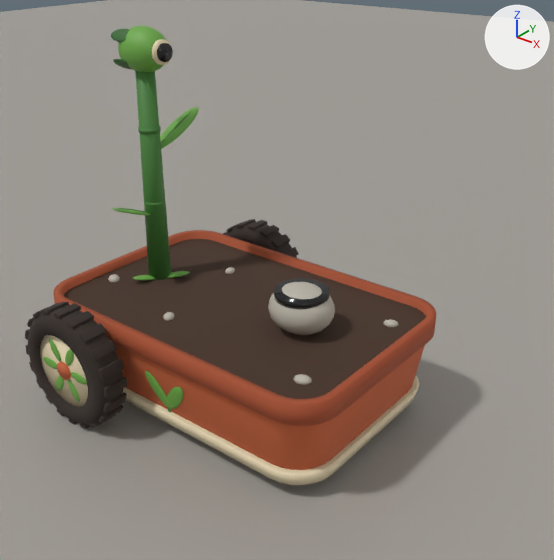
What one commit did to the Blender file src/serabot_description/meshes/source/serabot.blend.
Camera for both pictures: a camera (50 mm lens) standing at (0.594, -0.665, 0.598) and looking at (0.073, -0.014, 0.195). The lights are fixed; the arrows at upper right show +X, +Y and +Z. The first picture is the older version.

Names of what the first picture shows: 'base_link', 'camera_link', 'camera_mast_link', 'left_wheel_link', 'lidar_link', 'right_wheel_link', 'stage_ground'.
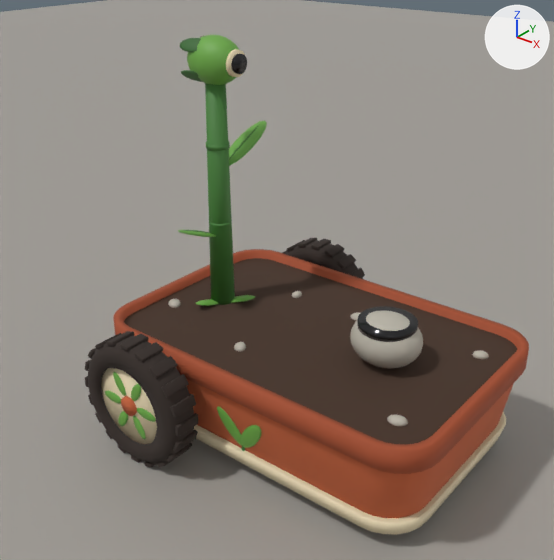
Pixel boxes [x1, y1, x2, y2] of what changed, in the pictures (554 x 560 px):
'chassis.001', added: after [113, 249, 529, 535]
'base_link', deleted: before [54, 230, 436, 485]
'right_wheel_link', moved: before [25, 302, 127, 429]; after [85, 331, 198, 467]
'camera_mast_link', moved: before [112, 71, 199, 280]; after [178, 83, 267, 306]
'camera_link', moved: before [111, 26, 173, 72]; after [180, 35, 247, 85]
'left_wheel_link', moved: before [223, 219, 299, 258]; after [283, 238, 365, 279]

Diff of the bpy script that builds the scene:
```diff
--- a/src/serabot_description/meshes/source/serabot.blend.py
+++ b/src/serabot_description/meshes/source/serabot.blend.py
@@ ob_base_link @@
-ob_base_link = bpy.data.objects.new('base_link', me_chassis)
-ob_base_link.location = (0.0, 0.0, 0.08)
@@ ob_left_wheel_link @@
 ob_left_wheel_link = bpy.data.objects.new('left_wheel_link', me_wheel)
-ob_left_wheel_link.location = (-0.12, 0.18, 0.08)
+ob_left_wheel_link.location = (0.0, 0.18, 0.08)
@@ ob_right_wheel_link @@
 ob_right_wheel_link = bpy.data.objects.new('right_wheel_link', me_wheel)
-ob_right_wheel_link.location = (-0.12, -0.18, 0.08)
+ob_right_wheel_link.location = (0.0, -0.18, 0.08)
@@ ob_camera_mast_link @@
 ob_camera_mast_link = bpy.data.objects.new('camera_mast_link', me_camera_mast)
-ob_camera_mast_link.location = (-0.15, 0.0, 0.14)
+ob_camera_mast_link.location = (-0.03, 0.0, 0.14)
@@ ob_camera_link @@
 ob_camera_link = bpy.data.objects.new('camera_link', me_camera)
-ob_camera_link.location = (-0.15, 0.0, 0.44)
+ob_camera_link.location = (-0.03, 0.0, 0.44)
@@ ob_chassis_001 @@
+ob_chassis_001 = bpy.data.objects.new('chassis.001', me_chassis)
+ob_chassis_001.location = (0.12, 0.0, 0.08)
```
